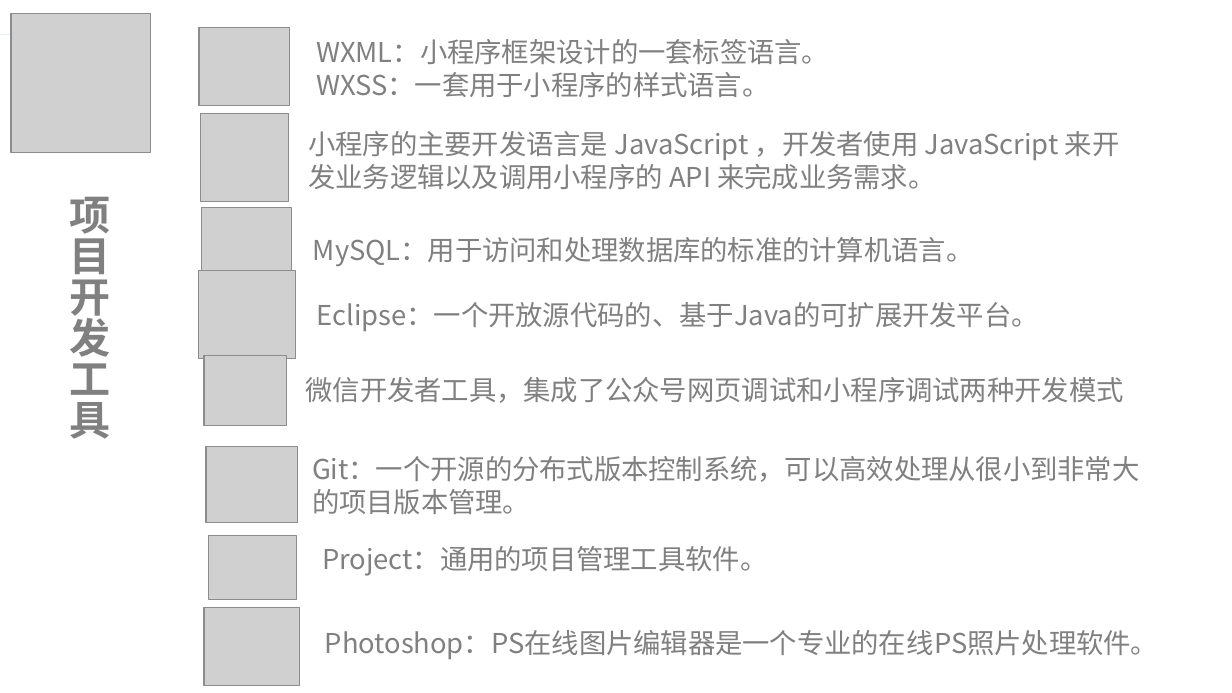
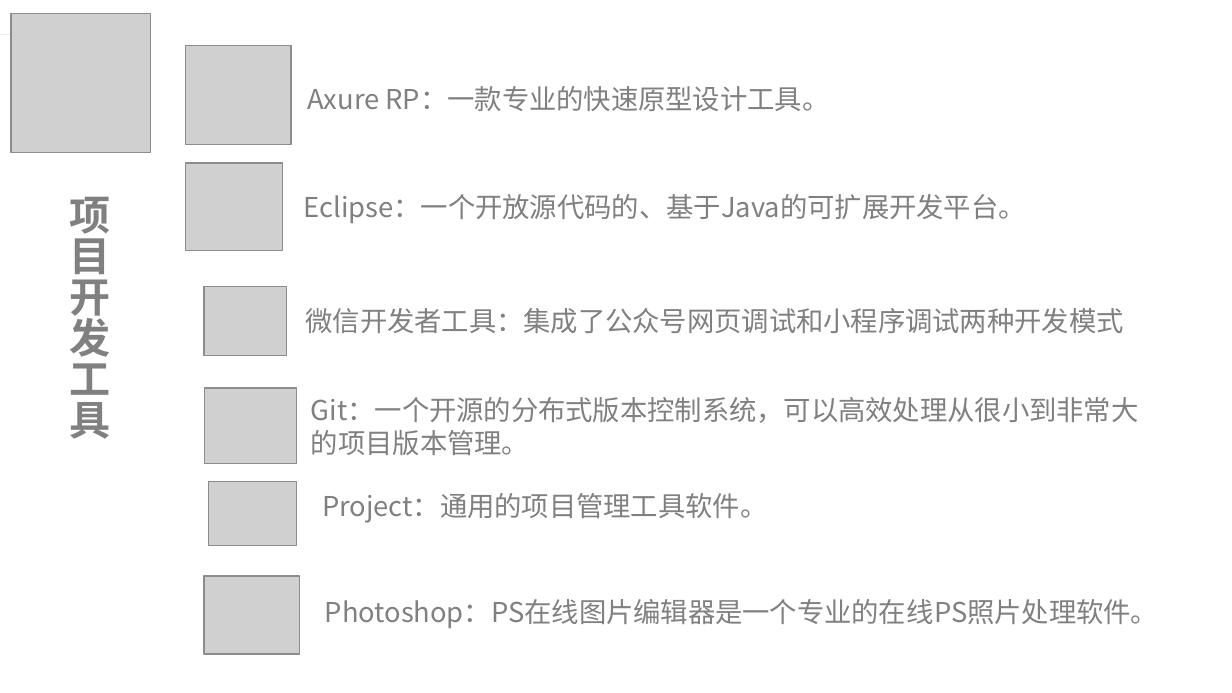
Before and after one commit to lorenzoyoung/ZUCC-Lazy-Bone, a slide deck: slide 7 of 评审PPT/项目计划/ZUCCLazyBone项目计划.pptx. Drawn at 1232x693 pixels with LibreOffice and Linux fonts; fonts in the diff are those of the drawing; grey boxes stand for pictures. Boxes give left, top, right and bottom in pixels: in the first picture for what was removed or moved away, otherwise in the second. Text is boxed around its words. In the diff, an @@ line names an element or a change of style, - is before the commit and + after.

Commit message:
update0323
2019年3月23日22:43:17 完成本周工作

```diff
--- a/评审PPT/项目计划/ZUCCLazyBone项目计划.pptx
+++ b/评审PPT/项目计划/ZUCCLazyBone项目计划.pptx
@@ picture removed at (200, 27, 290, 106) @@
@@ picture added at (186, 46, 292, 144) @@
@@ text removed at (316, 39, 829, 97) @@
-WXML：小程序框架设计的一套标签语言。
-WXSS：一套用于小程序的样式语言。
@@ text added at (307, 86, 830, 111), 16 pt, text #808080 @@
+Axure RP：一款专业的快速原型设计工具。
@@ picture removed at (201, 113, 290, 202) @@
@@ text removed at (308, 131, 1120, 189) @@
-小程序的主要开发语言是 JavaScript ，开发者使用 JavaScript 来开发业务逻辑以及调用小程序的 API 来完成业务需求。
@@ picture: place and size @@
-picture at (198, 271, 296, 359)
+picture at (185, 163, 282, 250)
@@ picture removed at (201, 208, 292, 286) @@
@@ text "Eclipse：一个开放源代码的、基于Java的可扩展开发平台。": place and size @@
-text "Eclipse：一个开放源代码的、基于Java的可扩展开发平台。" at (317, 302, 1039, 331)
+text "Eclipse：一个开放源代码的、基于Java的可扩展开发平台。" at (304, 194, 1026, 223)
@@ text removed at (313, 237, 974, 267) @@
-MySQL：用于访问和处理数据库的标准的计算机语言。
@@ picture: place and size @@
-picture at (205, 356, 287, 426)
+picture at (205, 286, 287, 356)
@@ text at (305, 308, 1123, 333): text changed @@
-微信开发者工具，集成了公众号网页调试和小程序调试两种开发模式
+微信开发者工具：集成了公众号网页调试和小程序调试两种开发模式
@@ picture: place and size @@
-picture at (206, 447, 298, 524)
+picture at (205, 388, 297, 464)
@@ text "Git：一个开源的分布式版本控制系统，可以高效处理从很小到非常大的项目版本管理。": place and size @@
-text "Git：一个开源的分布式版本控制系统，可以高效处理从很小到非常大的项目版本管理。" at (312, 456, 1140, 514)
+text "Git：一个开源的分布式版本控制系统，可以高效处理从很小到非常大的项目版本管理。" at (311, 397, 1139, 455)
@@ picture: place and size @@
-picture at (208, 536, 296, 600)
+picture at (208, 482, 296, 546)
@@ text "Project：通用的项目管理工具软件。": place and size @@
-text "Project：通用的项目管理工具软件。" at (322, 546, 767, 576)
+text "Project：通用的项目管理工具软件。" at (322, 493, 767, 523)
@@ picture: place and size @@
-picture at (205, 607, 299, 685)
+picture at (205, 577, 299, 654)
@@ text "Photoshop：PS在线图片编辑器是一个专业的在线PS照片处理软件。": place and size @@
-text "Photoshop：PS在线图片编辑器是一个专业的在线PS照片处理软件。" at (325, 630, 1159, 659)
+text "Photoshop：PS在线图片编辑器是一个专业的在线PS照片处理软件。" at (325, 599, 1159, 628)
```
Also in this commit, not shown: 3 other slides changed, 1 slide added, 17 other files.
